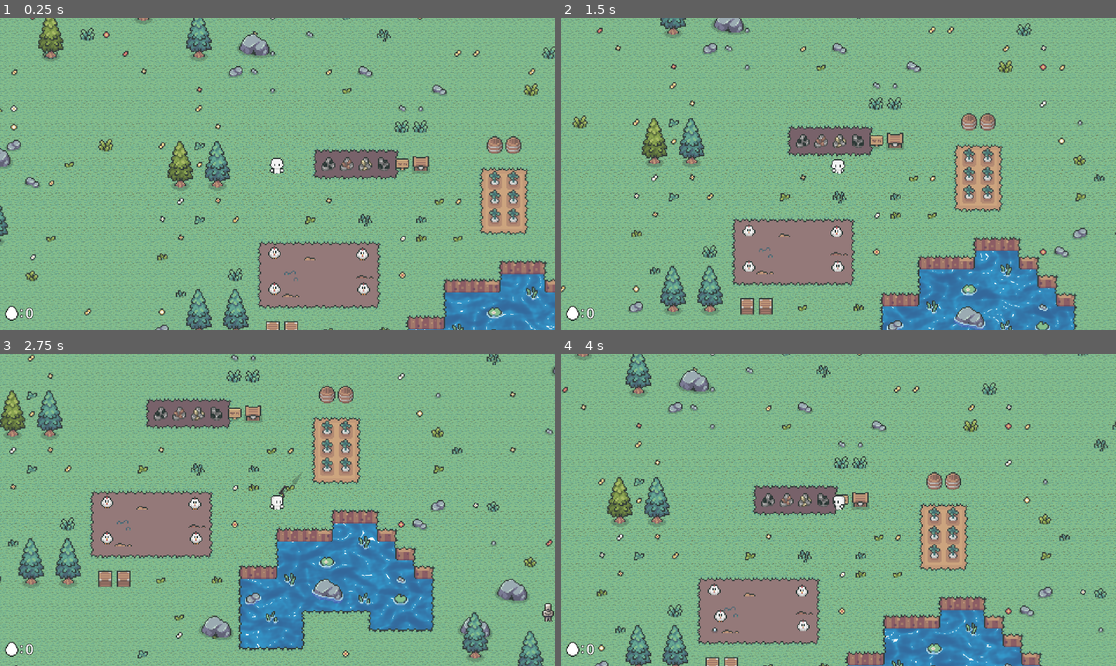
Above: before the commit, frames 1-4 (two rows, left to right).
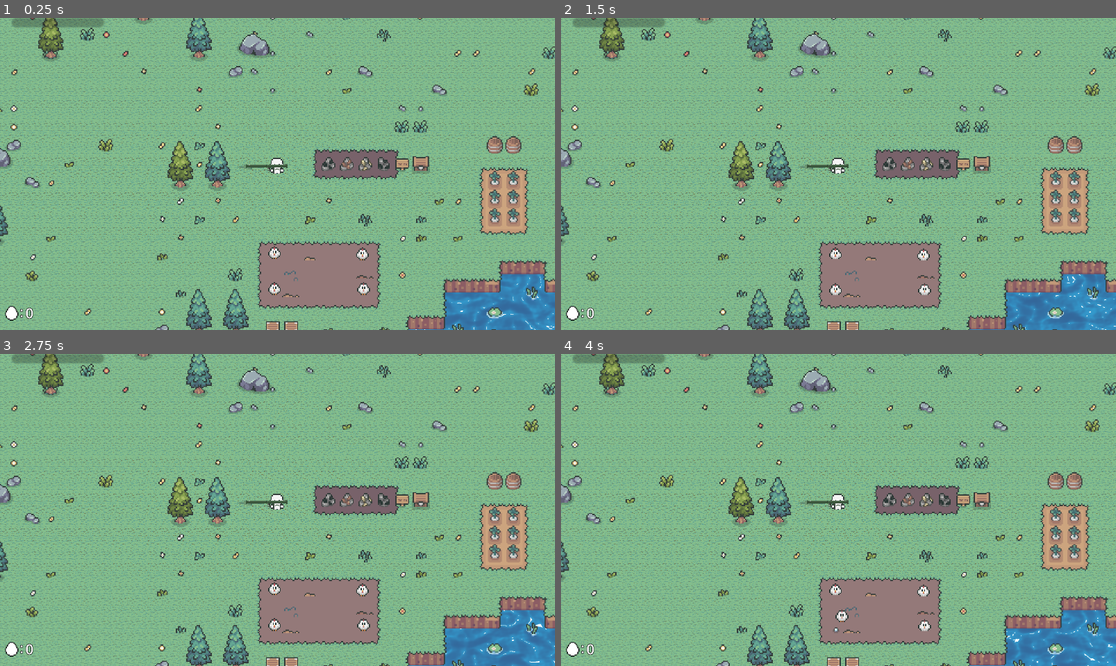
Above: after the commit, the same moments.

Repository: Lord-of-Madness/GameJam2024
Game: Godot game, scene res://Scenes/main_game.tscn
Same seed, same stepped clock (60 frames per second), same inputs: the game is played once before the commit and once after it. The engine's default icon, where the game draws it, is replaced by a stand-in: a white triangle on a blue panel in a dark square.
Inputs (mouse positions are in pixels of both pictures, inside the frame that each line leads up to):
- Up to frame 1 (0.25 s): no input
- Up to frame 2 (1.5 s): tap Enter at 0.5 s; move the mouse to (960, 158) at 0.52 s; hold D (right) 0.53-1.28 s; hold Right mouse button (Aim) 0.53-1.28 s; click (960, 158) at 0.8 s; move the mouse to (727, 189) at 1.27 s; hold S (down) from 1.28 s (still down); click (727, 189) at 1.35 s
- Up to frame 3 (2.75 s): right-click (166, 525) at 1.55 s; move the mouse to (333, 441) at 2.02 s; release S (down) at 2.03 s; hold D (right) from 2.03 s (still down); hold Right mouse button (Aim) from 2.03 s (still down); click (333, 441) at 2.3 s
- Up to frame 4 (4 s): move the mouse to (810, 572) at 2.77 s; release D (right) at 2.78 s; release Right mouse button (Aim) at 2.78 s; hold W (up) 2.78-3.53 s; click (810, 572) at 2.85 s; right-click (810, 572) at 3.05 s; move the mouse to (1005, 556) at 3.52 s; hold A (left) from 3.53 s (still down); tap E (interact) at 3.6 s; click (1005, 556) at 3.8 s

The runs differ from the first frame. In frame 1, 0.5% of the frame differs, in the area x 2-52%, y 0-50%; in frame 2, 47%; in frame 3, 51%, in the area x 0-100%, y 0-100%; in frame 4, 48%.
Error after the commit: Parse Error: Preload file "res://Scenes/bullet.tscn" does not exist. (res://Scripts/character_movement.gd:17)

Commit message:
Adding bullets

Diff:
--- a/Scenes/main_game.tscn
+++ b/Scenes/main_game.tscn
@@ -3,12 +3,12 @@
 [ext_resource type="Script" path="res://Scenes/main_game.gd" id="1_4f8sh"]
 [ext_resource type="PackedScene" uid="uid://e5x1aso3uw0c" path="res://Scenes/Map.tscn" id="1_a3im0"]
 [ext_resource type="PackedScene" uid="uid://dc0yu32iay8ld" path="res://Scenes/enemy.tscn" id="2_yenkv"]
-[ext_resource type="PackedScene" uid="uid://dq6udp3vcaey" path="res://Scenes/UI/UI.tscn" id="7_sy8uy"]
-[ext_resource type="PackedScene" uid="uid://b7dgd2bpeqmdx" path="res://Scenes/chicken_area.tscn" id="8_ccvws"]
+[ext_resource type="PackedScene" uid="uid://dq6udp3vcaey" path="res://Scenes/UI/UI.tscn" id="4_gsdy7"]
+[ext_resource type="PackedScene" uid="uid://dllvdr44qyxyh" path="res://Scenes/Dark.tscn" id="9_60ru0"]
 [ext_resource type="PackedScene" uid="uid://bwbscfbgtifl4" path="res://Characters/Base_character.tscn" id="9_kdaui"]
-[ext_resource type="PackedScene" path="res://Scenes/Dark.tscn" id="9_ryj1b"]
-[ext_resource type="AudioStream" uid="uid://bkokx2tgeumq8" path="res://Art/Music/Night-theme.mp3" id="10_4m1tr"]
-[ext_resource type="AudioStream" uid="uid://d15gueecn504r" path="res://Art/Music/Day-theme.mp3" id="11_gexmh"]
+[ext_resource type="AudioStream" uid="uid://psmjlcpbtwnf" path="res://Art/Music/Night-theme.mp3" id="10_4m1tr"]
+[ext_resource type="AudioStream" uid="uid://c5ckwrifro2bx" path="res://Art/Music/Day-theme.mp3" id="11_gexmh"]
+[ext_resource type="PackedScene" uid="uid://jp81v1psn0cc" path="res://Scenes/chicken_area.tscn" id="13_jit34"]
 
 [node name="Main game" type="Node2D"]
 y_sort_enabled = true
@@ -27,6 +27,10 @@
 [node name="Enemy3" parent="." instance=ExtResource("2_yenkv")]
 position = Vector2(292, 192)
 
+[node name="CanvasLayer" parent="." instance=ExtResource("4_gsdy7")]
+
+[node name="Dark" parent="." instance=ExtResource("9_60ru0")]
+
 [node name="SpawnPoint" type="Node2D" parent="."]
 position = Vector2(-86.979, 28.4822)
 
@@ -35,6 +39,7 @@
 [node name="BaseCharacter" parent="." instance=ExtResource("9_kdaui")]
 unique_name_in_owner = true
 position = Vector2(-122, 94)
+collision_layer = 1
 
 [node name="NightStreamPlayer" type="AudioStreamPlayer" parent="."]
 stream = ExtResource("10_4m1tr")
@@ -42,8 +47,4 @@
 [node name="DayStreamPlayer" type="AudioStreamPlayer" parent="."]
 stream = ExtResource("11_gexmh")
 
-[node name="CanvasLayer" parent="." instance=ExtResource("7_sy8uy")]
-
-[node name="ChickenArea" parent="." instance=ExtResource("8_ccvws")]
-
-[node name="Dark" parent="." instance=ExtResource("9_ryj1b")]
+[node name="ChickenArea" parent="." instance=ExtResource("13_jit34")]
--- a/Scripts/character_movement.gd
+++ b/Scripts/character_movement.gd
@@ -13,6 +13,8 @@
 @export var MaxHP = 20
 var is_alive:bool = true
 var face:facing = facing.NONE
+
+@onready var bulletScene:PackedScene = preload("res://Scenes/bullet.tscn")
 
 var mouse_mode = true
 
@@ -37,22 +39,24 @@
 		mouse_mode = true
 	elif event is InputEventJoypadButton:
 		mouse_mode = false
-		arrowbase.visible = true
+		if not get_parent().day:
+			arrowbase.visible = true
 	if mouse_mode:
-		if (event is InputEventMouseMotion):
-			arrowbase.rotation = get_global_mouse_position().angle_to_point(position)
-		if(event.is_action_pressed("Aim")):
-			arrowbase.visible = true
-		elif(event.is_action_released("Aim")):
-			arrowbase.visible = false
+		if not get_parent().day:
+			if (event is InputEventMouseMotion):
+				arrowbase.rotation = get_global_mouse_position().angle_to_point(position)
+			if(event.is_action_pressed("Aim")):
+				arrowbase.visible = true
+			elif(event.is_action_released("Aim")):
+				arrowbase.visible = false
 	else:
-		if event is InputEventJoypadMotion:
+		if event is InputEventJoypadMotion and not get_parent().day:
 			var vec = Input.get_vector("AimJoy RIGHT","AimJoy LEFT","AimJoy DOWN","AimJoy UP")
 			if vec != Vector2.ZERO:
 				last_joy_aim = vec
 			arrowbase.rotation =last_joy_aim.angle()
-	if event.is_action("Shoot"):
-		shoot()
+	if not get_parent().day and event.is_action("Shoot"):
+		shoot(arrowbase.rotation)
 
 	if abs(arrowbase.rotation)>=PI/2:
 		$ArrowBase/AnimatedSprite2D.flip_v = true
@@ -60,6 +64,8 @@
 		$ArrowBase/AnimatedSprite2D.flip_v = false
 
 func _physics_process(delta: float) -> void:
+	if get_parent().day:
+		arrowbase.visible = false
 	if is_alive:
 		# Get input direction
 		var horizontal = Input.get_axis("left","right")
@@ -128,9 +134,13 @@
 	tween.tween_property(self,"modulate",color,0.3)
 	tween.tween_property(self,"modulate",Color.WHITE,0.3)
 
-func shoot():
+func shoot(rot:float):
 	$ArrowBase/AnimatedSprite2D.play()#guns[current_gun] #Should be already set for aiming
-
+	var bullet:RigidBody2D = bulletScene.instantiate()
+	get_parent().add_child(bullet)
+	bullet.position = position - Vector2.from_angle(rot)*16
+	bullet.rotation = rot
+	bullet.linear_velocity = Vector2.from_angle(rot)*-30
 
 
 func _on_animated_sprite_2d_animation_finished() -> void:
--- a/project.godot
+++ b/project.godot
@@ -93,6 +93,10 @@
 ]
 }
 
+[physics]
+
+2d/default_gravity_vector=Vector2(0, 0)
+
 [rendering]
 
 textures/canvas_textures/default_texture_filter=0
